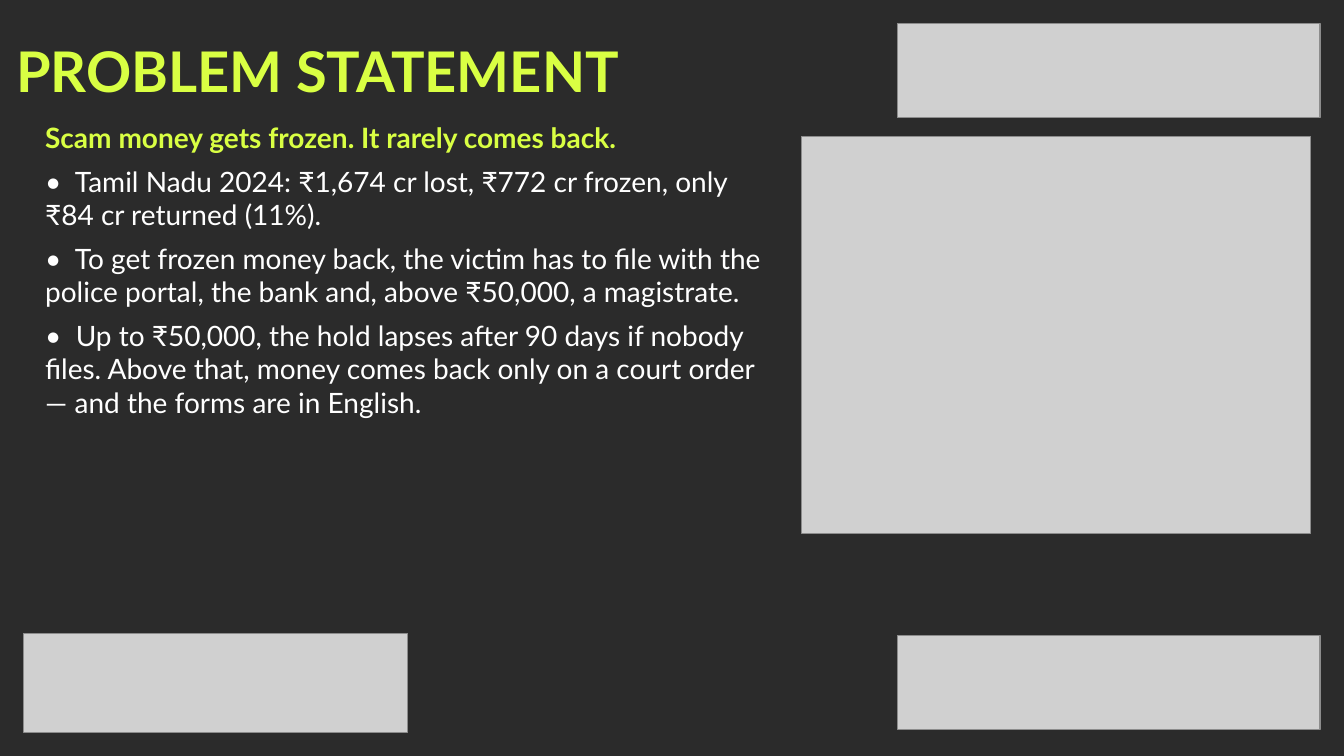
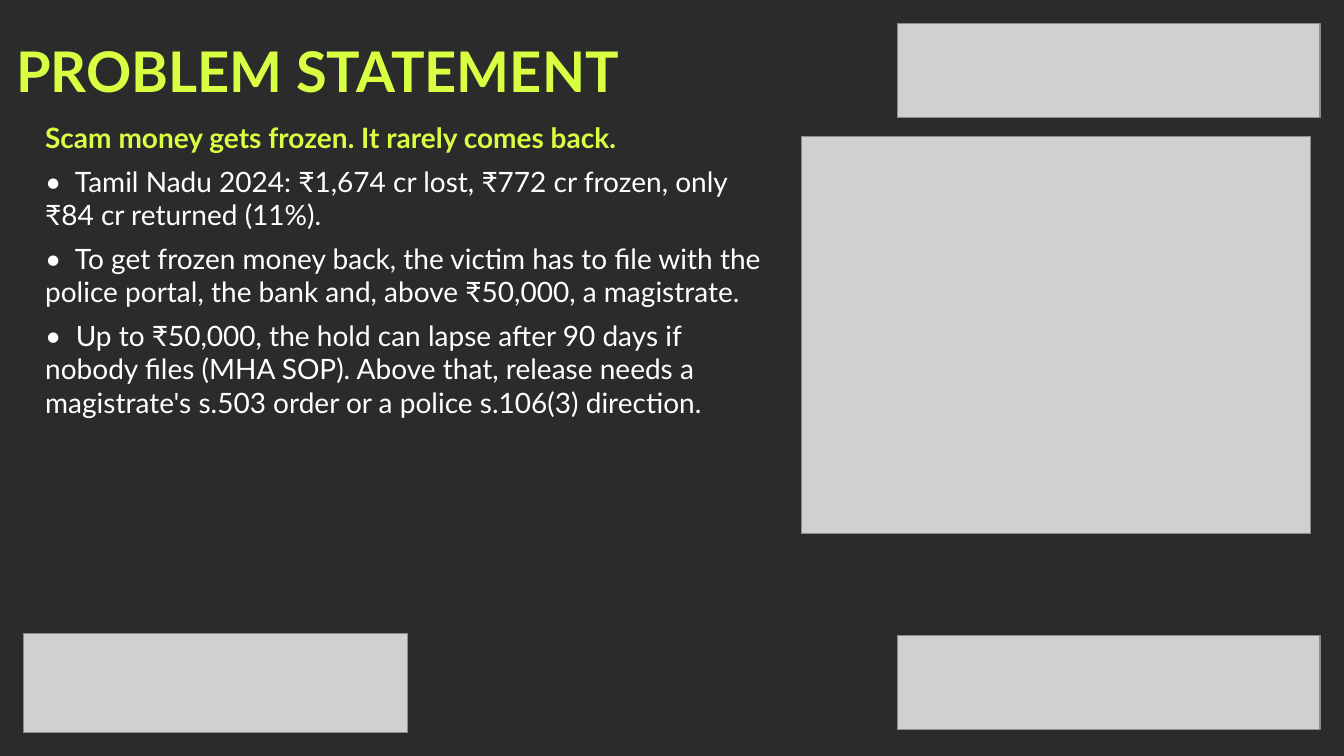
Before and after one commit to mahak867/Golden-Hour, a slide deck: slide 2 of deck/GoldenHour_KHacks4_Submission_Visual.pptx. Drawn at 1344x756 pixels with LibreOffice and Linux fonts; fonts in the diff are those of the drawing; grey boxes stand for pictures; background and template pictures are left out; a plain dark background stands for a picture behind light text. Boxes give left, top, right and bottom in pixels: in the first picture for what was removed or moved away, otherwise in the second. Text is boxed around its words. In the diff, an @@ line names an element or a change of style, - is before the commit and + after.

```diff
--- a/deck/GoldenHour_KHacks4_Submission_Visual.pptx
+++ b/deck/GoldenHour_KHacks4_Submission_Visual.pptx
@@ text at [45, 325, 702, 418]: text changed @@
-• Up to ₹50,000, the hold lapses after 90 days if nobody files. Above that, money comes back only on a court order — and the forms are in English.
+• Up to ₹50,000, the hold can lapse after 90 days if nobody files (MHA SOP). Above that, release needs a magistrate's s.503 order or a police s.106(3) direction.
```
Also in this commit, not shown: 4 other slides changed, 4 other files.
